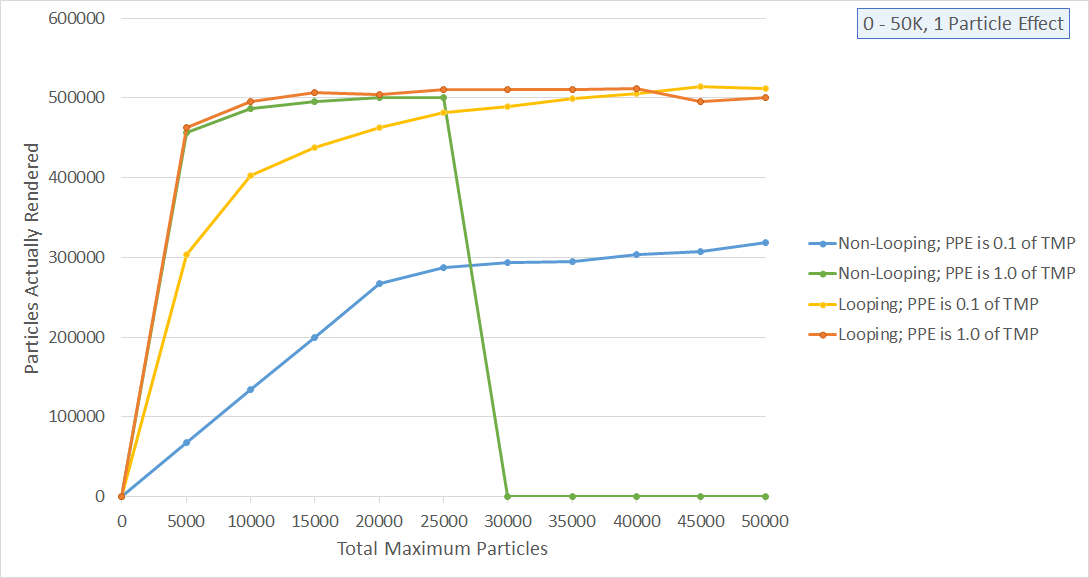
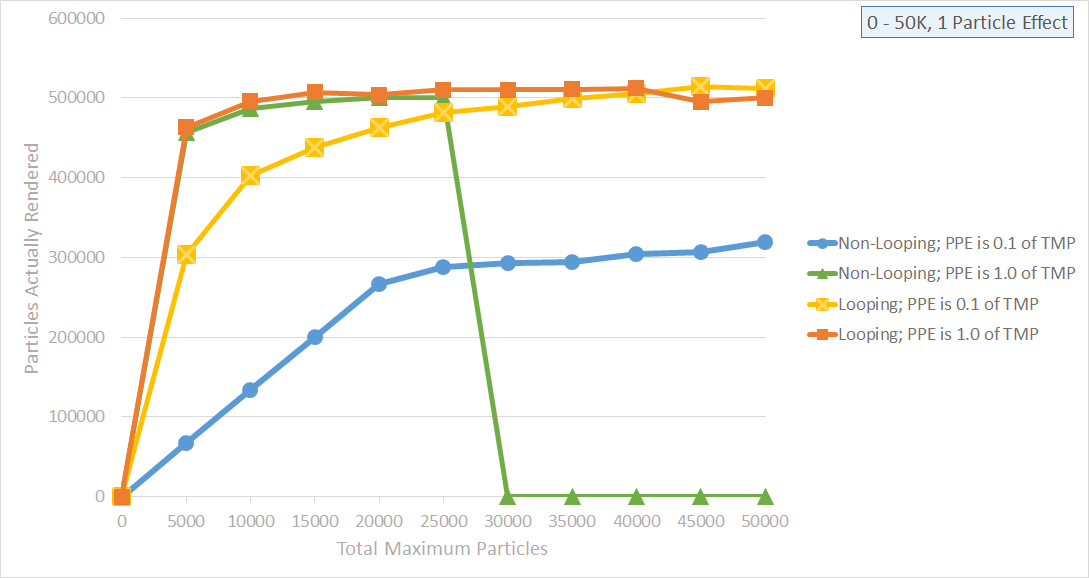
Layers edited between the first and the second 1089x578 image:
added layer "Layer 3" above "Layer 1" over <box>23,6,1076,555</box>
